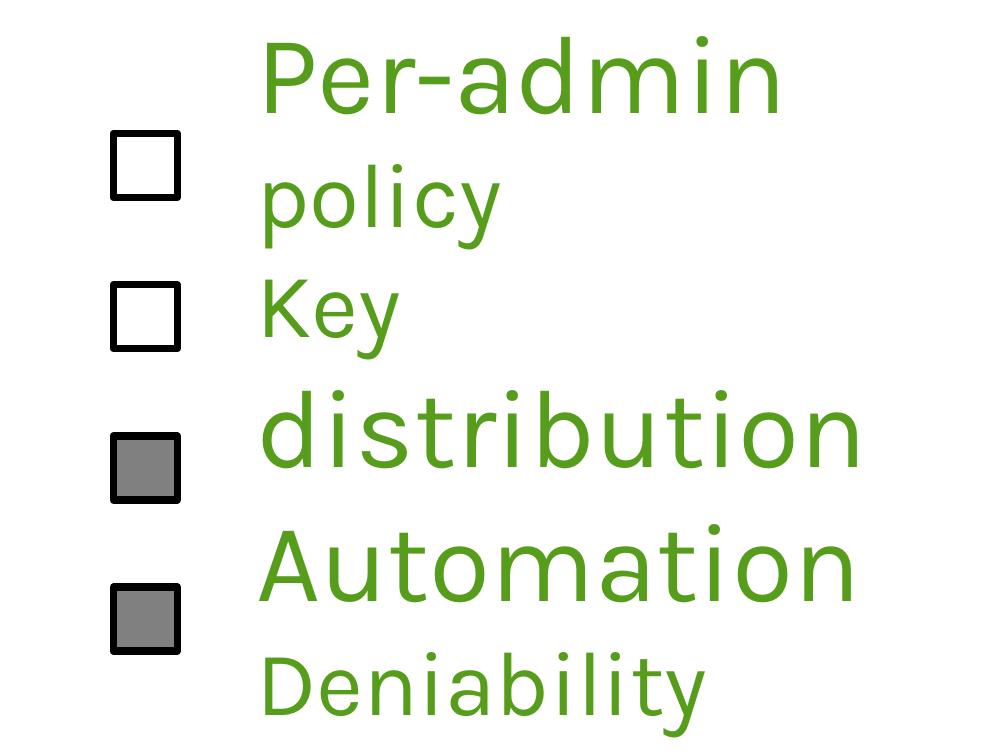
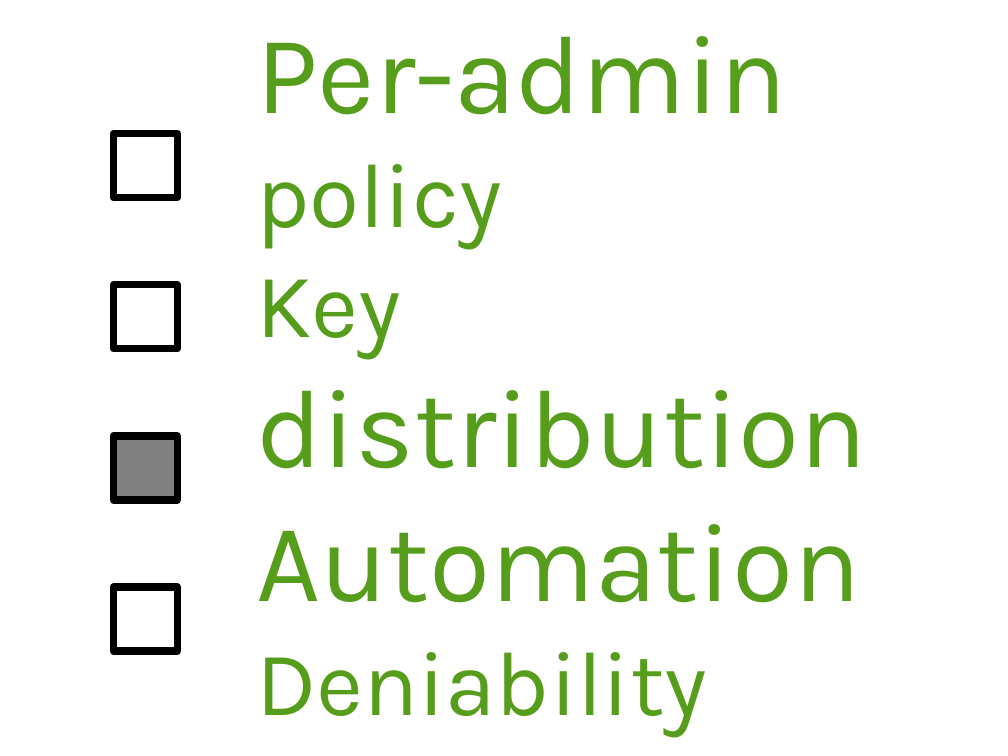
Before and after one commit to arver/arver, a slide deck: slide 15 of presentation/28c3.odp. Drawn at 1008x756 pixels with LibreOffice and Linux fonts; fonts in the diff are those of the drawing. Boxes give left, top, right and bottom in pixels: in the first picture for what was removed or moved away, otherwise in the second. Text is boxed around its words. In the diff, an @@ line names an element or a change of style, - is before the commit and + after.

```diff
--- a/presentation/28c3.odp
+++ b/presentation/28c3.odp
@@ rectangle at (113,587,177,651): fill #808080 to #FFFFFF @@
```
Also in this commit, not shown: 3 other slides changed, 1 slide added, 1 other file.
